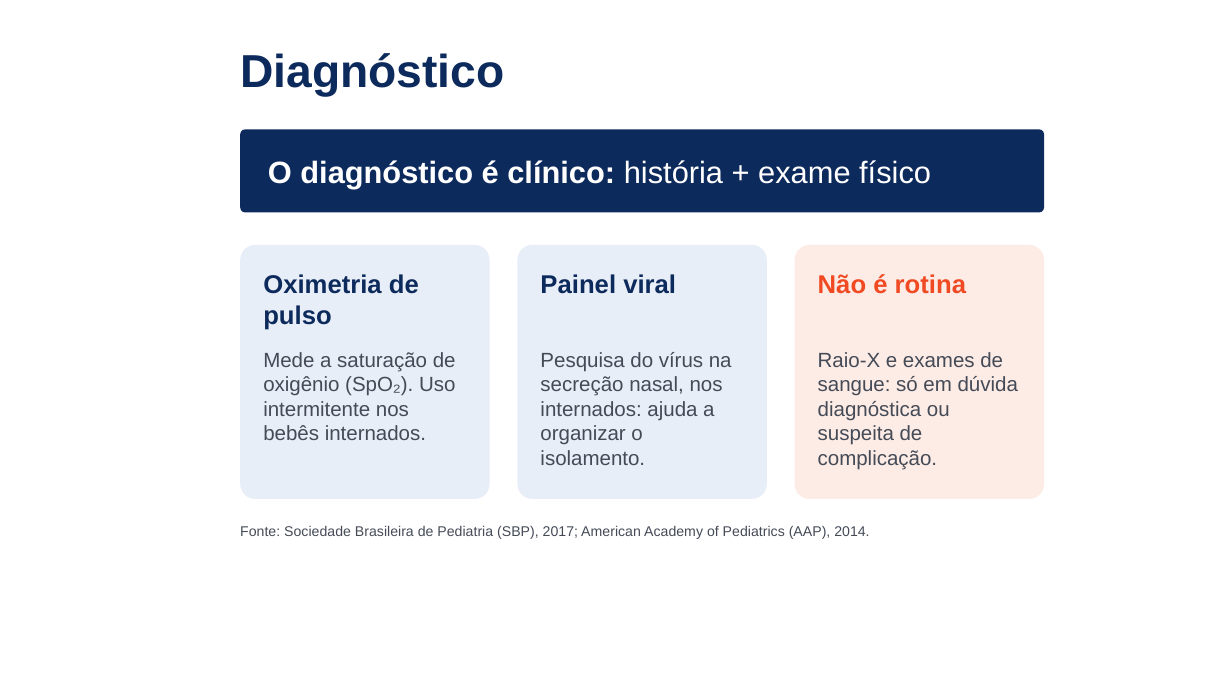
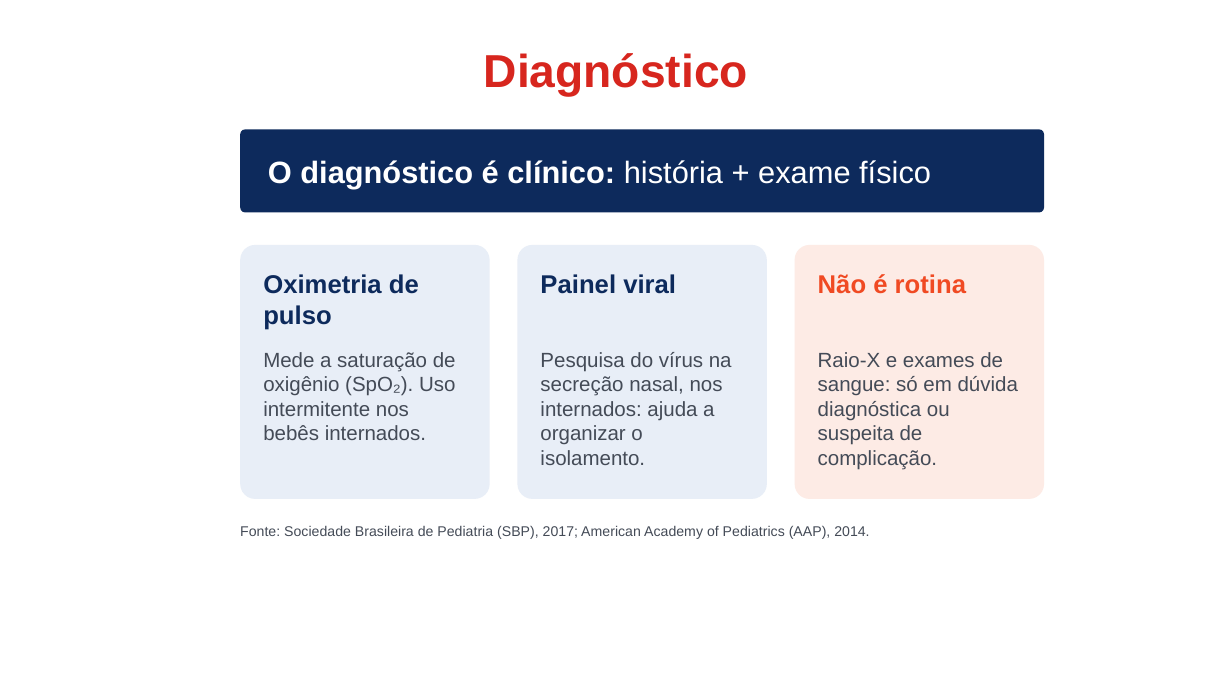
Before and after one commit to joaoantonio-hue/teste-claude, a slide deck: slide 1 of slides/Diagnostico_Tratamento.pptx. Drawn at 1232x693 pixels with LibreOffice and Linux fonts; fonts in the diff are those of the drawing; background and template pictures are left out. Boxes give left, top, right and bottom in pixels: in the first picture for what was removed or moved away, otherwise in the second. Text is boxed around its words. In the diff, an @@ line names an element or a change of style, - is before the commit and + after.

```diff
--- a/slides/Diagnostico_Tratamento.pptx
+++ b/slides/Diagnostico_Tratamento.pptx
@@ text "Diagnóstico": place and size @@
-text "Diagnóstico" at (240,53,504,97)
+text "Diagnóstico" at (484,53,748,97)
@@ text "Diagnóstico" at (484,53,748,97): text colour #0D2A5C to #D7261E; alignment left to centre @@
```
Also in this commit, not shown: 1 other slide changed.
